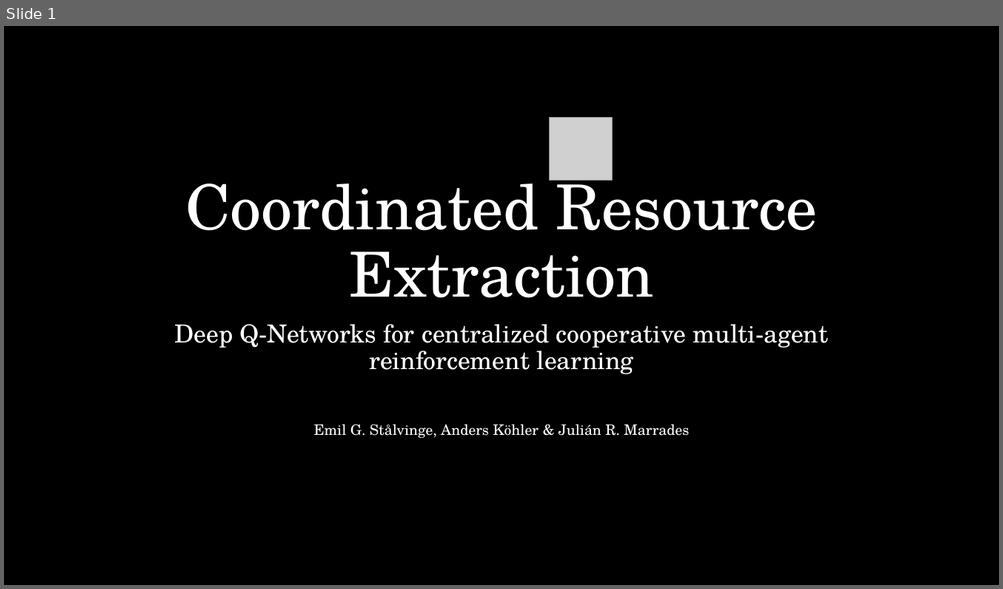
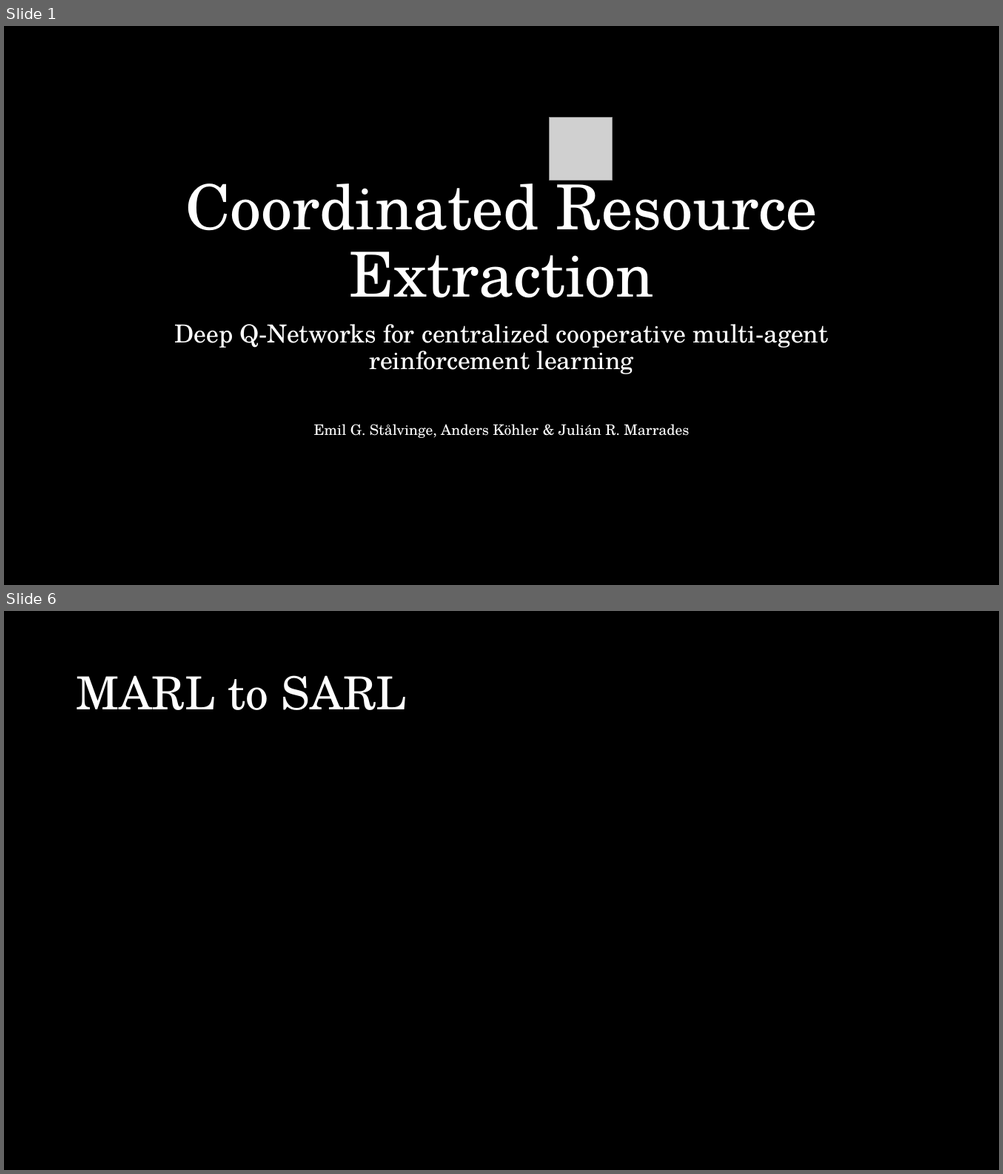
Before and after one commit to jCodingStuff/NCMMLProject, a slide deck: presentation/presentation.pptx. Shown one above the other, each under a label of ours: slide 1 before the commit, slides 1 and 6 after it; the slides between them are not shown. The pictures are 1003x589 and 1003x1174 pixels, drawn with LibreOffice and Linux fonts; fonts in the diff are those of the drawing; grey boxes stand for pictures. Boxes give left, top, right and bottom in pixels: in the first picture for what was removed or moved away, otherwise in the second. Text is boxed around its words. In the diff, an @@ line names an element or a change of style, - is before the commit and + after.

```diff
--- a/presentation/presentation.pptx
+++ b/presentation/presentation.pptx
@@ slide 6 added at [4,611,999,1170], background #000000 @@
@@ title added at [76,675,407,710], 88 pt, text #FFFFFF @@
+MARL to SARL
```
Also in this commit, not shown: 1 slide changed, 3 other slides added.
